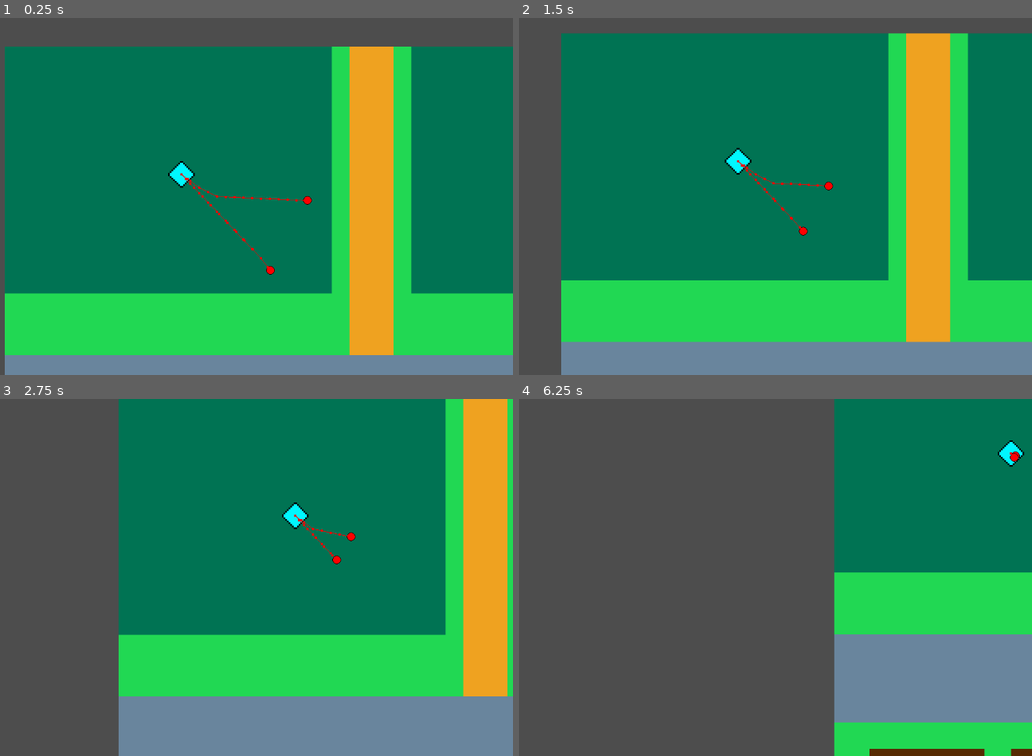
Above: before the commit, frames 1-4 (two rows, left to right).
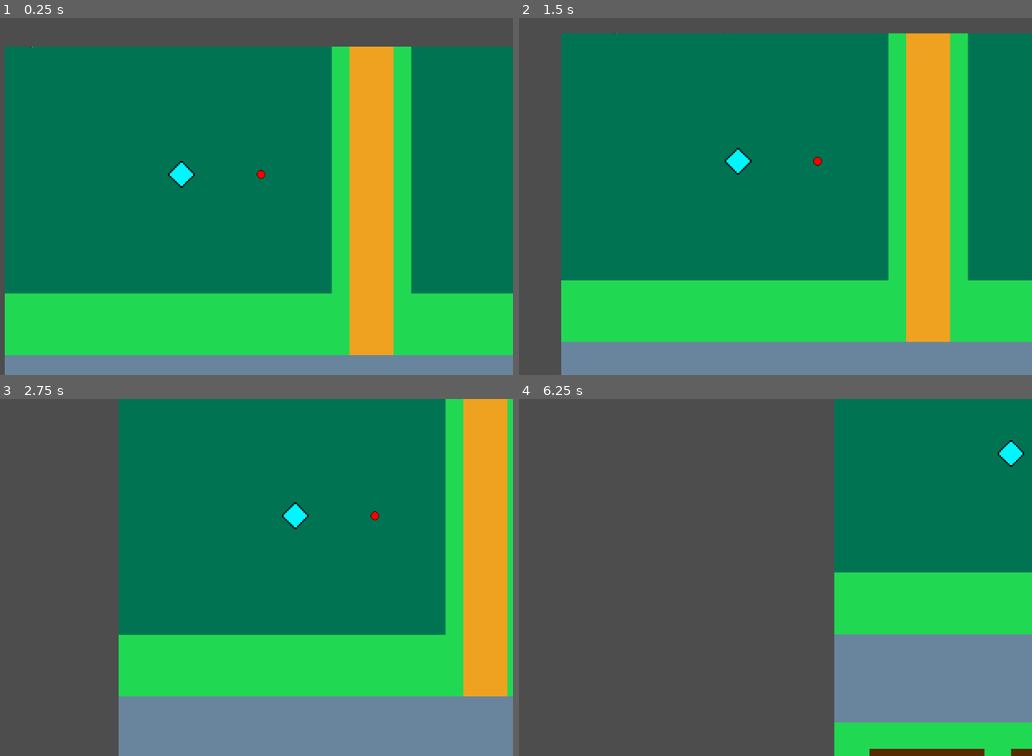
Above: after the commit, the same moments.

Repository: DroneBeta/Godot_Tower_Defence_Prototype
Game: Godot game, scene res://scenes/main.tscn
Two runs of this game, one before a commit and one after it. Both use one fixed random seed, a clock stepped at 60 frames per second and the inputs below.
Inputs (mouse positions are in pixels of both pictures, inside the frame that each line leads up to):
- Up to frame 1 (0.25 s): no input
- Up to frame 2 (1.5 s): move the mouse to (852, 178) at 0.52 s; click (852, 178) at 0.67 s; drag from (585, 214) to (698, 175) at 1.27 s
- Up to frame 3 (2.75 s): move the mouse to (256, 498) at 2.02 s; click (256, 498) at 2.17 s
- Up to frame 4 (6.25 s): drag from (683, 648) to (816, 516) at 2.77 s; tap Enter at 3.5, 5 s; move the mouse to (903, 631) at 3.52 s; click (903, 631) at 3.67 s; tap Space at 4.25, 5.75 s; drag from (524, 523) to (616, 488) at 4.27 s; move the mouse to (744, 577) at 5.02 s; click (744, 577) at 5.17 s; drag from (616, 488) to (585, 595) at 5.77 s

The runs differ from the first frame. In frame 1, 0.3% of the frame differs, in the area x 5-61%, y 8-72%; in frame 2, 0.3%; in frame 3, 0.2%; in frame 4, less than 0.1%.
Error after the commit: Invalid type in function 'connect' in base 'Signal'. Cannot convert argument 1 from Object to Callable. (res://scripts/feature)

Commit message:
Coding the tower shooting

Diff:
--- a/project.godot
+++ b/project.godot
@@ -29,8 +29,11 @@
 
 [layer_names]
 
-2d_physics/layer_1="UnitCollisions"
-2d_physics/layer_2="BuildingCollisions"
+2d_physics/layer_1="units"
+2d_physics/layer_2="buildings"
+2d_physics/layer_5="onLand"
+2d_physics/layer_6="inAir"
+2d_physics/layer_7="Layer 7"
 
 [rendering]
 
--- a/scenes/feature palette/building_hit_box.tscn
+++ b/scenes/feature palette/building_hit_box.tscn
@@ -3,11 +3,11 @@
 [ext_resource type="Script" uid="uid://cnhai0euhvsjq" path="res://scripts/feature palette/building_hit_box.gd" id="1_e1rok"]
 
 [sub_resource type="RectangleShape2D" id="RectangleShape2D_cl1at"]
-size = Vector2(48, 48)
+size = Vector2(16, 16)
 
 [node name="BuildingHitBox" type="Area2D" unique_id=1701033869]
 collision_layer = 2
 script = ExtResource("1_e1rok")
 
-[node name="collisionBox" type="CollisionShape2D" parent="." unique_id=234605728]
+[node name="CollisionBox" type="CollisionShape2D" parent="." unique_id=234605728]
 shape = SubResource("RectangleShape2D_cl1at")
--- a/scenes/feature palette/targetting_range.tscn
+++ b/scenes/feature palette/targetting_range.tscn
@@ -6,6 +6,7 @@
 radius = 256.0
 
 [node name="TargettingRange" type="Area2D" unique_id=783302535]
+collision_layer = 0
 script = ExtResource("1_ef5un")
 
 [node name="RangeShape" type="CollisionShape2D" parent="." unique_id=269935124]
--- a/scenes/feature palette/unit_hit_box.tscn
+++ b/scenes/feature palette/unit_hit_box.tscn
@@ -6,6 +6,7 @@
 radius = 8.0
 
 [node name="UnitHitBox" type="Area2D" unique_id=2115858341]
+collision_mask = 3
 script = ExtResource("1_ibtof")
 
 [node name="CollisionShape2D" type="CollisionShape2D" parent="." unique_id=705157764]
--- a/scenes/main.tscn
+++ b/scenes/main.tscn
@@ -661,10 +661,7 @@
 position = Vector2(320, 232)
 
 [node name="DebugEnemy" parent="Objects" unique_id=1100756992 groups=["enemy"] instance=ExtResource("6_o6xl0")]
-position = Vector2(560, 280)
-
-[node name="DebugEnemy2" parent="Objects" unique_id=664658954 groups=["enemy"] instance=ExtResource("6_o6xl0")]
-position = Vector2(488, 416)
+position = Vector2(464, 232)
 
 [node name="Player" parent="." unique_id=1757402942 instance=ExtResource("2_rel0i")]
 position = Vector2(344, 272)
--- a/scenes/objects/debug_enemy.tscn
+++ b/scenes/objects/debug_enemy.tscn
@@ -3,7 +3,6 @@
 [ext_resource type="Texture2D" uid="uid://ke5rilgttuyg" path="res://assets/Debug_Tile-e61e.png" id="1_cjshv"]
 [ext_resource type="Script" uid="uid://c1nwsi681ot4v" path="res://scripts/units/debug_enemy.gd" id="1_ibtof"]
 [ext_resource type="PackedScene" uid="uid://dnqedk8l6u3p3" path="res://scenes/feature palette/unit_hit_box.tscn" id="2_ibtof"]
-[ext_resource type="PackedScene" uid="uid://ci1xr7llv3182" path="res://scenes/feature palette/navigation_agent.tscn" id="4_2ta8k"]
 
 [node name="DebugEnemy" type="Node2D" unique_id=1100756992]
 script = ExtResource("1_ibtof")
@@ -15,5 +14,3 @@
 frame = 13
 
 [node name="UnitHitBox" parent="." unique_id=2115858341 instance=ExtResource("2_ibtof")]
-
-[node name="NavigationAgent" parent="." unique_id=529793047 instance=ExtResource("4_2ta8k")]
--- /dev/null
+++ b/scenes/projectiles/arrow.tscn
@@ -0,0 +1,16 @@
+[gd_scene format=3 uid="uid://f8bdbms7rjqp"]
+
+[ext_resource type="Texture2D" uid="uid://cw20l282gh1w4" path="res://assets/Bullets_Tower-9592.png" id="1_ugh5m"]
+[ext_resource type="Script" uid="uid://bfghaxsph43lw" path="res://scripts/projectile/arrow.gd" id="2_iyfe7"]
+
+[node name="Arrow" type="Sprite2D" unique_id=60251413]
+texture = ExtResource("1_ugh5m")
+hframes = 2
+vframes = 2
+script = ExtResource("2_iyfe7")
+
+[node name="Effects" type="CPUParticles2D" parent="." unique_id=1660928322]
+emitting = false
+local_coords = true
+direction = Vector2(-1, 0)
+gravity = Vector2(0, 0)
--- a/scripts/feature palette/targetting_range.gd
+++ b/scripts/feature palette/targetting_range.gd
@@ -1,26 +1,51 @@
 class_name TargettingRange
 extends Area2D
 
-var closest_object: String
 var all_objects: Dictionary[String, Object] # change string into an int ID later on
+var start_shooting: bool = false
+
+var shoot_timer : Timer
+const PROJECTILE = preload("res://scenes/projectiles/arrow.tscn")
+signal p_shot(starting_pos: Vector2, target: Object)
 
 func _ready() -> void:
 	area_entered.connect(enemy_in_range)
 	area_exited.connect(enemy_out_of_range)
 
+	shoot_timer = Timer.new()
+	shoot_timer.wait_time = 1.0
+	shoot_timer.one_shot = true
+	add_child(shoot_timer)
+	shoot_timer.timeout.connect(shoot_timeout)
+
 func enemy_in_range(body: Area2D) -> void:
 	all_objects[body.name]=body
+	if not start_shooting:
+		start_shooting = true
+		shoot_enemy()
 
-func enemy_out_of_range(body: Area2D) -> void:
+func enemy_out_of_range(body: Area2D) -> void: # CHECK IF THIS SIGNAL IS EMITED WHEN AN ENEMY DIES
 	all_objects.erase(body)
+	if all_objects.is_empty():
+		start_shooting = false
 
-func find_closest_enemie() -> void:
+func find_closest_enemy() -> Object:
+	var closest_object: Object = null
 	var closest_object_distance: float = 0.0
 	for n in all_objects.values():
 		var n_distance = global_position.distance_to(n.global_position)
 		if closest_object_distance == 0.0 or n_distance < closest_object_distance:
-			closest_object = all_objects.find_key(n)
+			closest_object = n
 			closest_object_distance = n_distance
+	return closest_object
 
-func shoot_enemie() -> void:
-	pass
+func shoot_enemy() -> void:
+	if start_shooting:
+		shoot_timer.start()
+		var p_instance = PROJECTILE.instantiate()
+		get_tree().root.add_child(p_instance) # NEED HELP
+		p_shot.connect(p_instance)
+		p_shot.emit(global_position, find_closest_enemy())
+
+func shoot_timeout() -> void:
+	shoot_enemy()
--- /dev/null
+++ b/scripts/projectile/arrow.gd
@@ -0,0 +1,12 @@
+extends Sprite2D
+
+@onready var particle_effects: CPUParticles2D = $Effects
+
+var speed: float = 200
+
+func p_shot(starting_pos: Vector2, target: Object) -> void:
+	print(starting_pos, target)
+
+func _process(delta: float) -> void:
+	position += transform.x  * speed * delta
+	particle_effects.position += transform.x * speed * delta
--- a/scripts/towers/archer_tower.gd
+++ /dev/null
@@ -1 +0,0 @@
-extends BuildingData
--- a/scripts/towers/building_data.gd
+++ b/scripts/towers/building_data.gd
@@ -4,20 +4,19 @@
 @export var name: String = "Debug Tower"
 #@export building: Texture
 #@export destroyedBuilding: Texture
-@export var widthHeight:= Vector2i(3,3) # in grid
+@export var widthHeight:= Vector2(3,3) # in grid
 @export var price: int = 50
 @export var health: int = 200
 @export var resistance:= Vector3(1, 1, 1) # x y z --> physical magical curse
 
-# turning isTower on, makes the building a tower
-@export var isTower: bool = false
-@export var dmg:= Vector2() # x y --> minDng maxDmg
+# tower specific
+@export var dmg:= Vector2i() # x y --> minDng maxDmg
 @export var attackType:= Vector3() # 1 0 0 makes it physical, 0 1 0 makes it magic, 1 1 0 makes it both
-#@export var targetType:= String (???)
+@export var targetType:= Vector2() # 1 1 means that it can attack land & air respectively, more Vectors can be added later on
+@export var rangeRadius: float # in grid
+@export var attackSpeed: float # in second
 
-# multiplers
-@export var rangeRadius: int # in grid
-@export var attackSpeed: float # in second
+# multiplers + buffs
 @export var critRate: float
 @export var critDmg: float
 @export var onHitChance: float = 1.0
--- a/scripts/towers/debug_building.gd
+++ b/scripts/towers/debug_building.gd
@@ -1,3 +1,14 @@
 extends Node2D
 
 var data: BuildingData = BuildingData.new()
+
+func _ready() -> void:
+	data.name = "Debug Tower"
+	data.dmg = Vector2i(5, 20)
+	data.attackType = Vector3(1, 0, 0)
+	data.rangeRadius = 20
+	data.attackSpeed = 1.0
+
+	get_child(0).scale = data.widthHeight
+	get_child(1).get_child(0).shape.radius = data.rangeRadius * 16
+	get_child(2).get_child(0).shape.size = get_child(2).get_child(0).shape.size * data.widthHeight
Binary file added: assets/Bullets_Tower-9592.png
Not shown, added: assets/Bullets_Tower-9592.png.import
Not shown, removed: assets/Debug_Tile-e61e.png.import
Not shown, added: scripts/projectile/arrow.gd.uid
Not shown, removed: scripts/towers/archer_tower.gd.uid
Not shown, added: scenes/objects/debug_building.tscn3484598017.tmp
